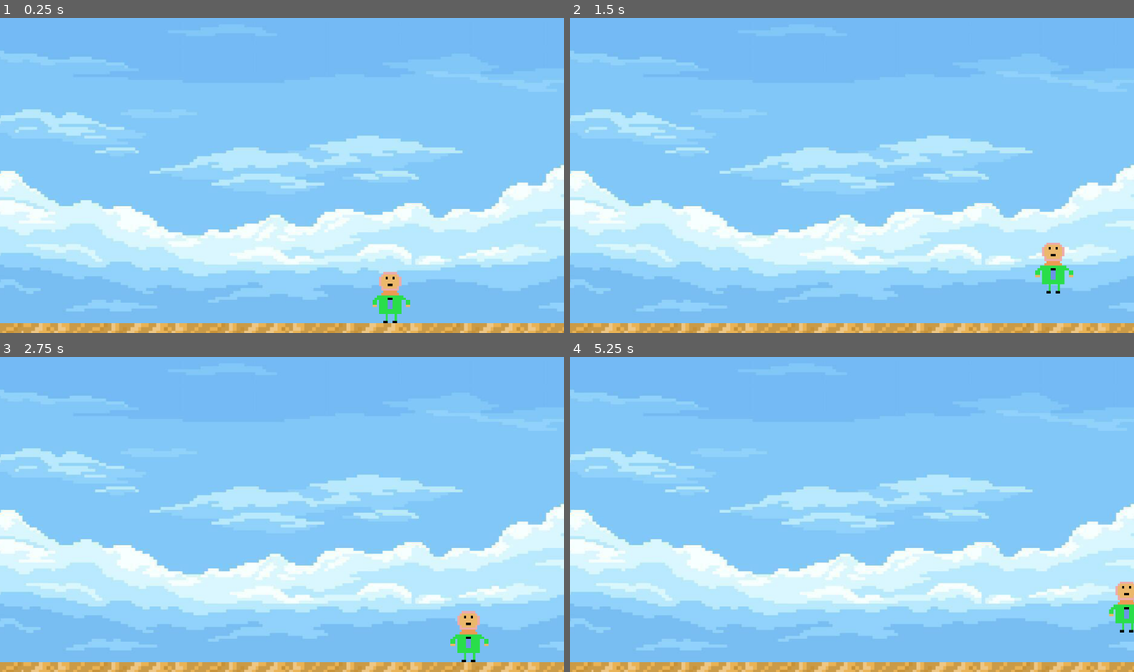
Above: before the commit, frames 1-4 (two rows, left to right).
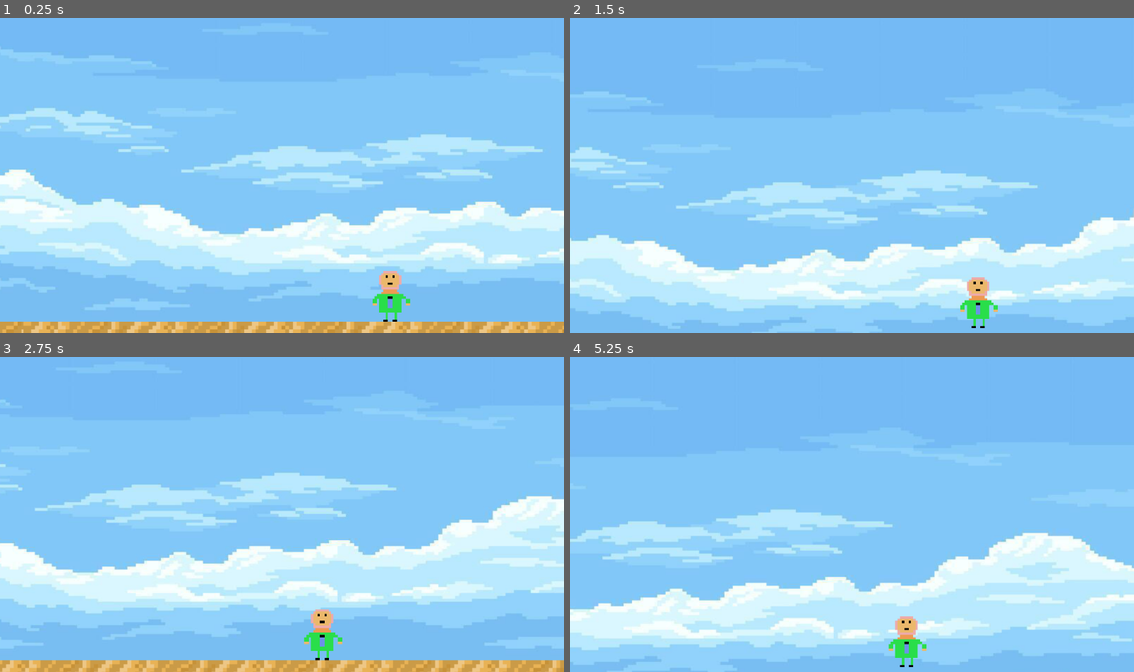
Above: after the commit, the same moments.

Repository: PullRequestPR/Daydream-project
Game: Godot game, scene res://main.tscn
Same seed, same stepped clock (60 frames per second), same inputs: the game is played once before the commit and once after it.
Inputs:
- Up to frame 1 (0.25 s): no input
- Up to frame 2 (1.5 s): hold D (move_right) from 0.53 s (still down); tap Space (jump) at 0.77 s
- Up to frame 3 (2.75 s): tap Space (jump) at 1.52 s; release D (move_right) at 2.03 s; hold A (move_left) from 2.03 s (still down)
- Up to frame 4 (5.25 s): release A (move_left) at 2.78 s; hold D (move_right) 2.78-4.28 s; tap Space (jump) at 3.02, 3.77, 4.52 s; hold A (move_left) 4.28-5.03 s; hold D (move_right) from 5.03 s (still down)

The runs differ from the first frame. In frame 1, 16% of the frame differs, in the area x 0-100%, y 9-100%; in frame 2, 42%, in the area x 0-100%, y 10-100%; in frame 3, 26%; in frame 4, 38%.

Commit message:
feat: add scrolling feature

Diff:
--- /dev/null
+++ b/camera_2d.gd
@@ -0,0 +1 @@
+extends Camera2D
--- a/main.tscn
+++ b/main.tscn
@@ -302,6 +302,7 @@
 sources/0 = SubResource("TileSetAtlasSource_1bvp3")
 
 [node name="Main" type="Node2D"]
+position = Vector2(-705, 0)
 
 [node name="Player" type="CharacterBody2D" parent="."]
 script = ExtResource("1_0xm2m")
@@ -318,7 +319,15 @@
 scale = Vector2(4.5625005, 4.749999)
 texture = ExtResource("2_h2yge")
 
+[node name="RemoteTransform2D" type="RemoteTransform2D" parent="Player"]
+remote_path = NodePath("../../Camera2D")
+
 [node name="Camera2D" type="Camera2D" parent="."]
+position_smoothing_enabled = true
+rotation_smoothing_enabled = true
+drag_horizontal_enabled = true
+drag_left_margin = 0.9
+drag_right_margin = 0.0
 
 [node name="TileMap" type="TileMap" parent="."]
 tile_set = SubResource("TileSet_lquwl")
@@ -329,6 +338,6 @@
 
 [node name="Sprite2D" type="Sprite2D" parent="Sprite2D"]
 z_index = -1
-position = Vector2(502.5, -170)
-scale = Vector2(1.2380208, 1)
+position = Vector2(687, -170)
+scale = Vector2(1.4302083, 1)
 texture = ExtResource("4_1bvp3")
Not shown, added: camera_2d.gd.uid
